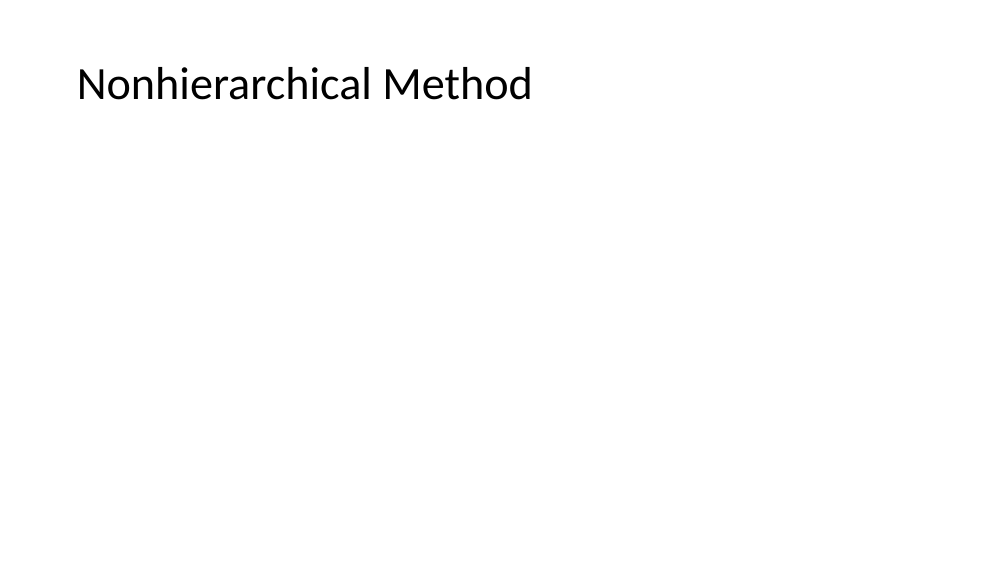
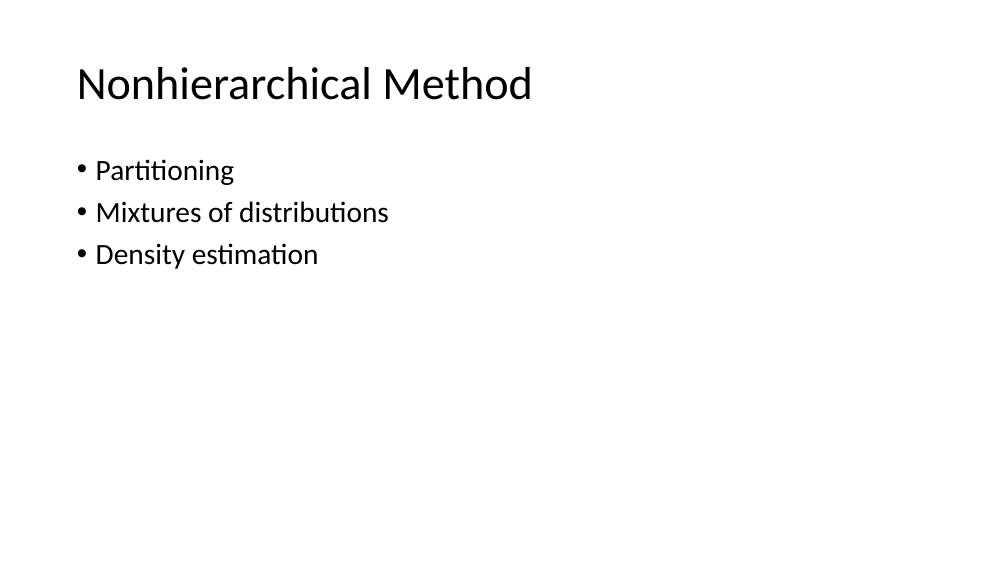
Before and after one commit to hunter-stats/stat717-class-materials, a slide deck: slide 27 of Class 11 Clustering.pptx. Drawn at 1008x567 pixels with LibreOffice and Linux fonts; fonts in the diff are those of the drawing. Boxes give left, top, right and bottom in pixels: in the first picture for what was removed or moved away, otherwise in the second. Text is boxed around its words. In the diff, an @@ line names an element or a change of style, - is before the commit and + after.

Commit message:
updated ppt

```diff
--- a/Class 11 Clustering.pptx
+++ b/Class 11 Clustering.pptx
@@ text added at <box>96,159,389,269</box>, 28 pt, text #000000 @@
+• Partitioning
+• Mixtures of distributions
+• Density estimation
```
Also in this commit, not shown: 6 slides added.
